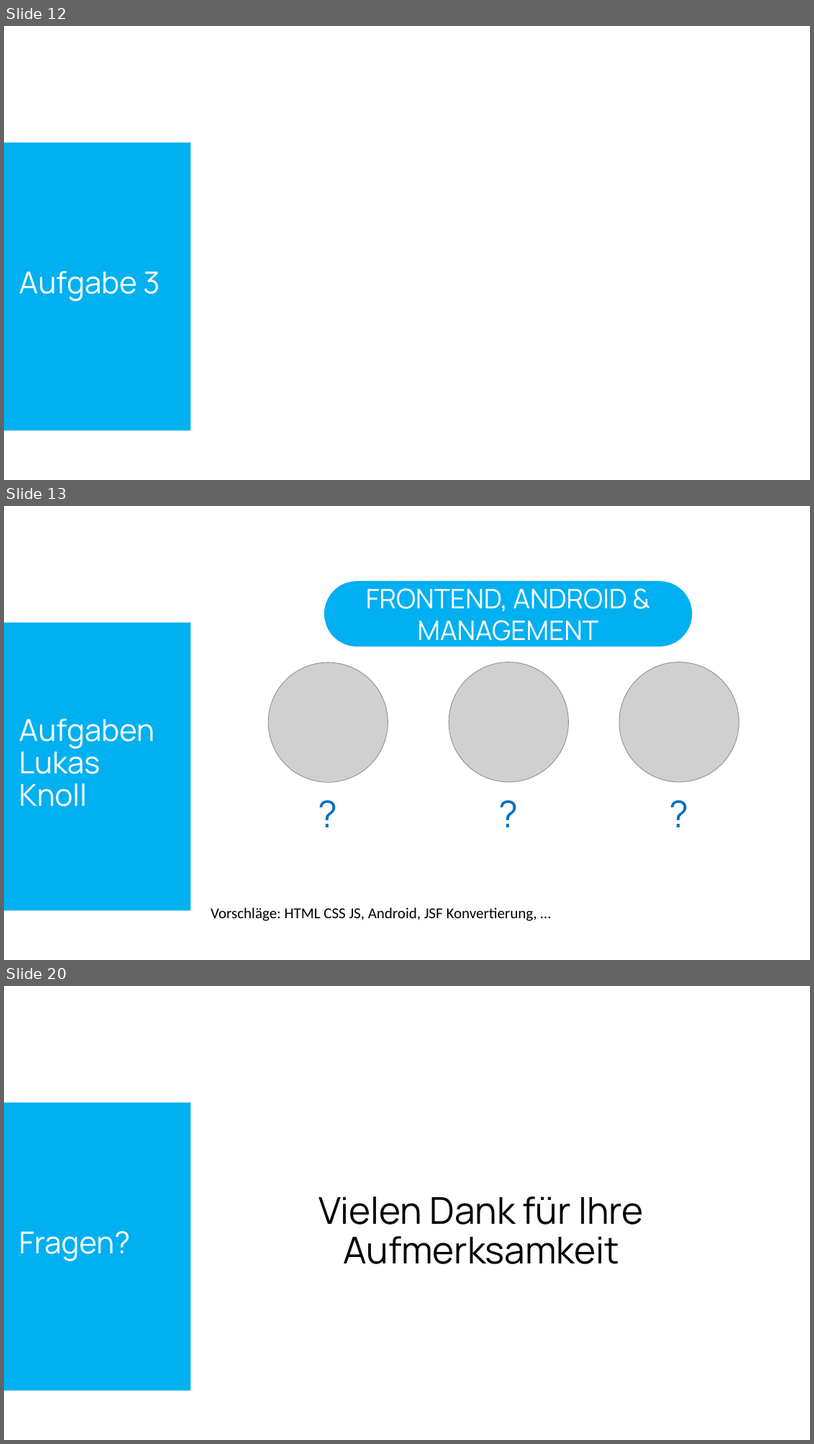
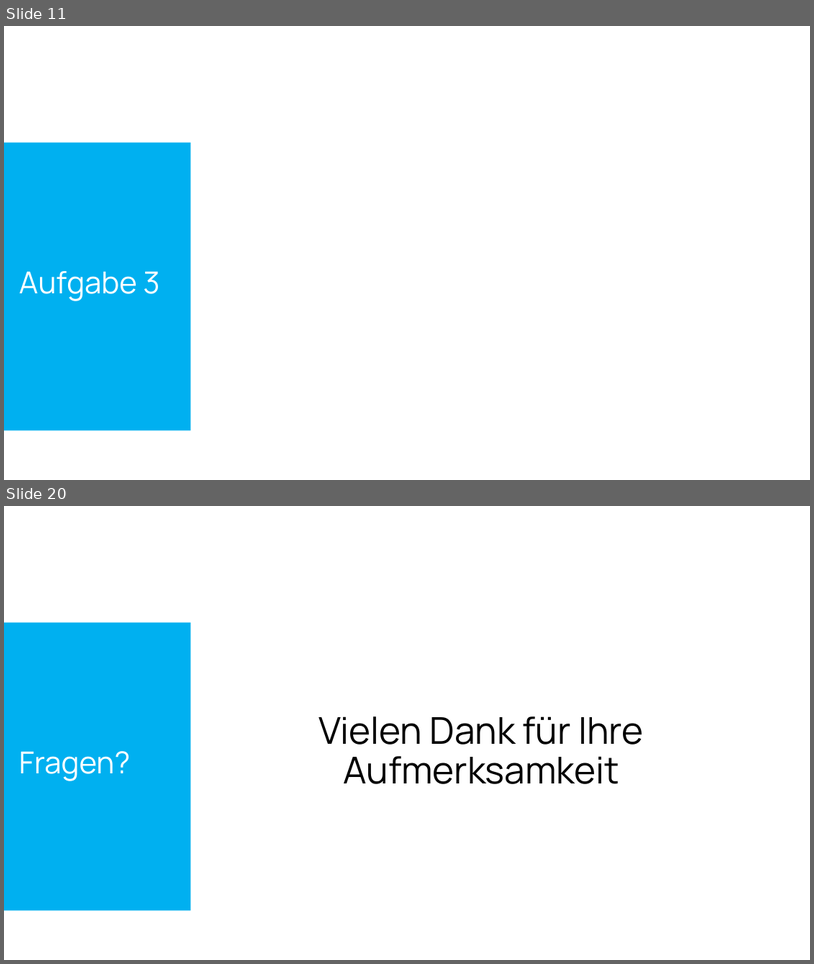
Before and after one commit to SebastianMandl/AEMS, a slide deck: Planung/Praesentationen/Praesentation_SRDP.pptx. Shown one above the other, each under a label of ours: slides 12, 13 and 20 before the commit, slides 11 and 20 after it; the slides between them are not shown. The pictures are 814x1444 and 814x964 pixels, drawn with LibreOffice and Linux fonts; fonts in the diff are those of the drawing; grey boxes stand for pictures. Boxes give left, top, right and bottom in pixels: in the first picture for what was removed or moved away, otherwise in the second. Text is boxed around its words. In the diff, an @@ line names an element or a change of style, - is before the commit and + after.

```diff
--- a/Planung/Praesentationen/Praesentation_SRDP.pptx
+++ b/Planung/Praesentationen/Praesentation_SRDP.pptx
@@ slide 13 removed at (4,506,810,960), background #FFFFFF; not listed: 1 template element that a slide beside it also shows @@
@@ rounded rectangle removed at (324,581,693,646) @@
-FRONTEND, ANDROID & MANAGEMENT
@@ picture removed at (268,663,388,782) @@
@@ picture removed at (449,662,569,782) @@
@@ picture removed at (620,662,740,782) @@
@@ title removed at (19,718,154,806) @@
-Aufgaben
-Lukas Knoll
@@ text removed at (288,788,368,838) @@
-?
@@ text removed at (439,788,579,838) @@
-?
@@ text removed at (610,788,749,838) @@
-?
@@ text removed at (211,907,538,921) @@
-Vorschläge: HTML CSS JS, Android, JSF Konvertierung, …
@@ what was slide 12 is now slide 11 @@
```
Also in this commit, not shown: 5 slides added, 4 other slides removed, 4 other files.
